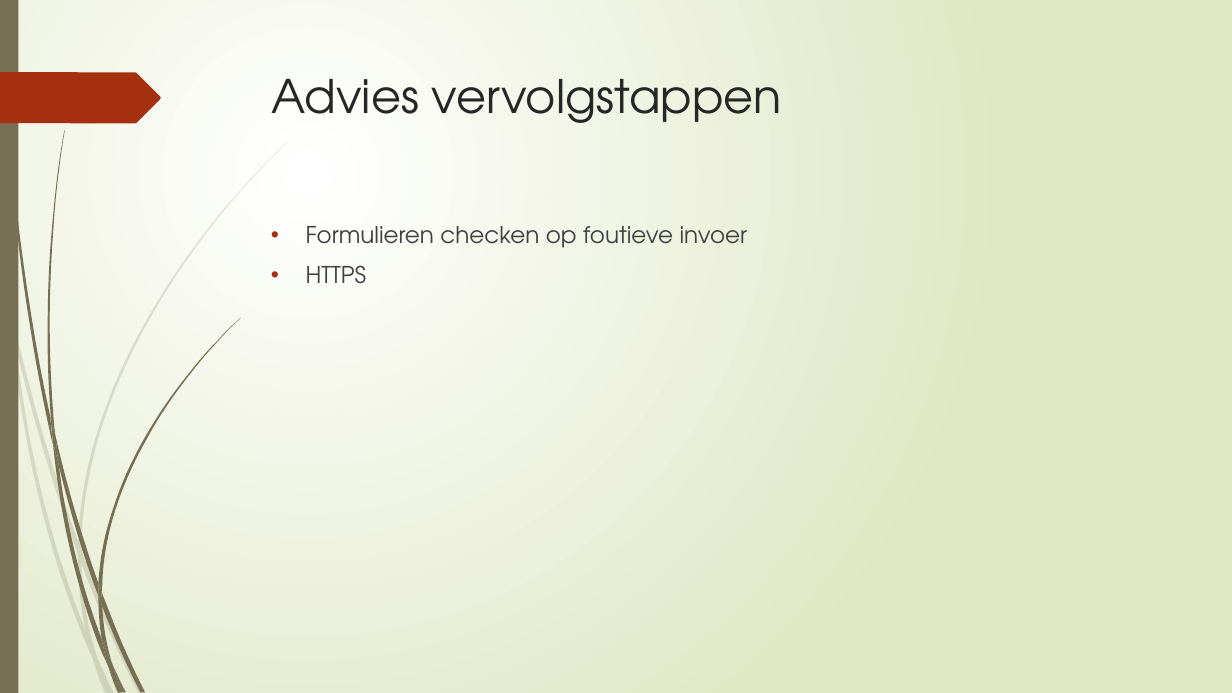
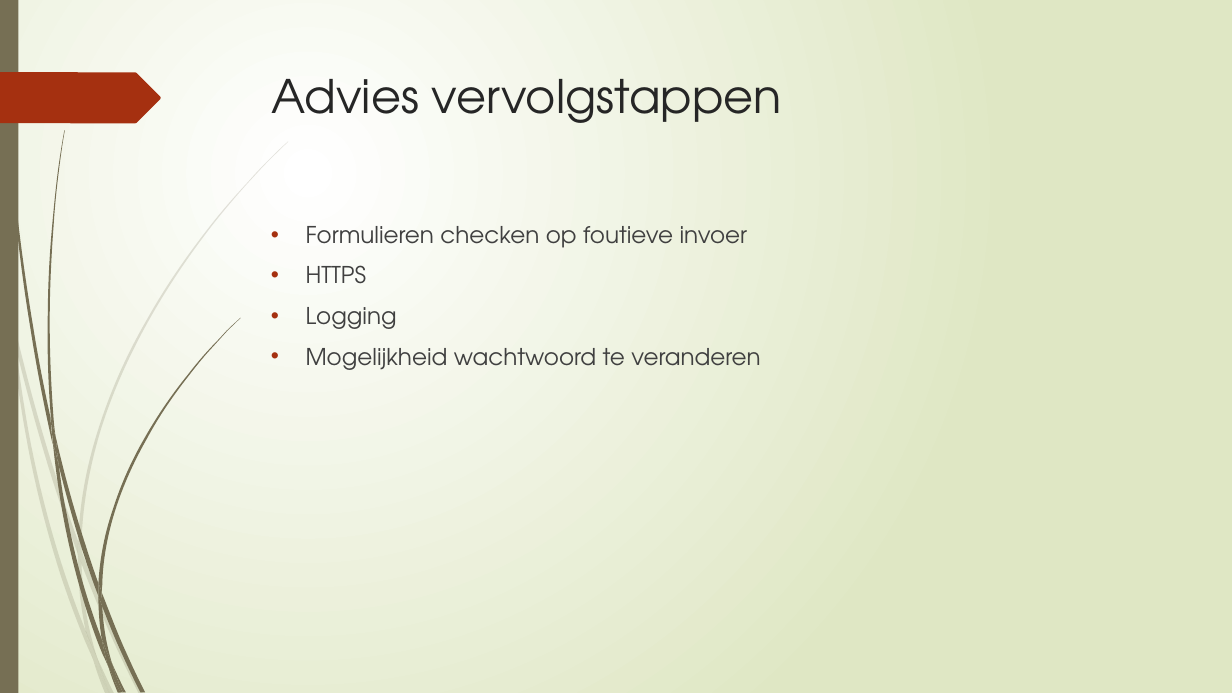
Before and after one commit to Carlodeboer/GFY1-03, a slide deck: slide 8 of Opleveren/Sprint 3 presentatie.pptx. Drawn at 1232x693 pixels with LibreOffice and Linux fonts; fonts in the diff are those of the drawing. Boxes give left, top, right and bottom in pixels: in the first picture for what was removed or moved away, otherwise in the second. Text is boxed around its words. In the diff, an @@ line names an element or a change of style, - is before the commit and + after.

```diff
--- a/Opleveren/Sprint 3 presentatie.pptx
+++ b/Opleveren/Sprint 3 presentatie.pptx
@@ text at bbox=[306, 307, 760, 370]: paragraphs added @@
+• Logging
+• Mogelijkheid wachtwoord te veranderen
```
